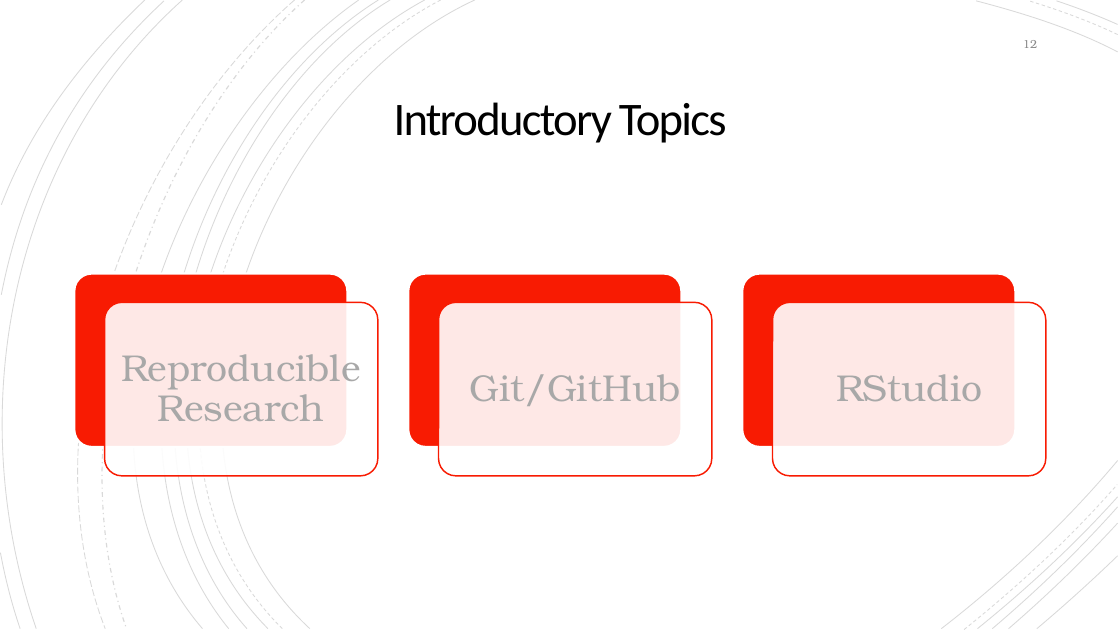
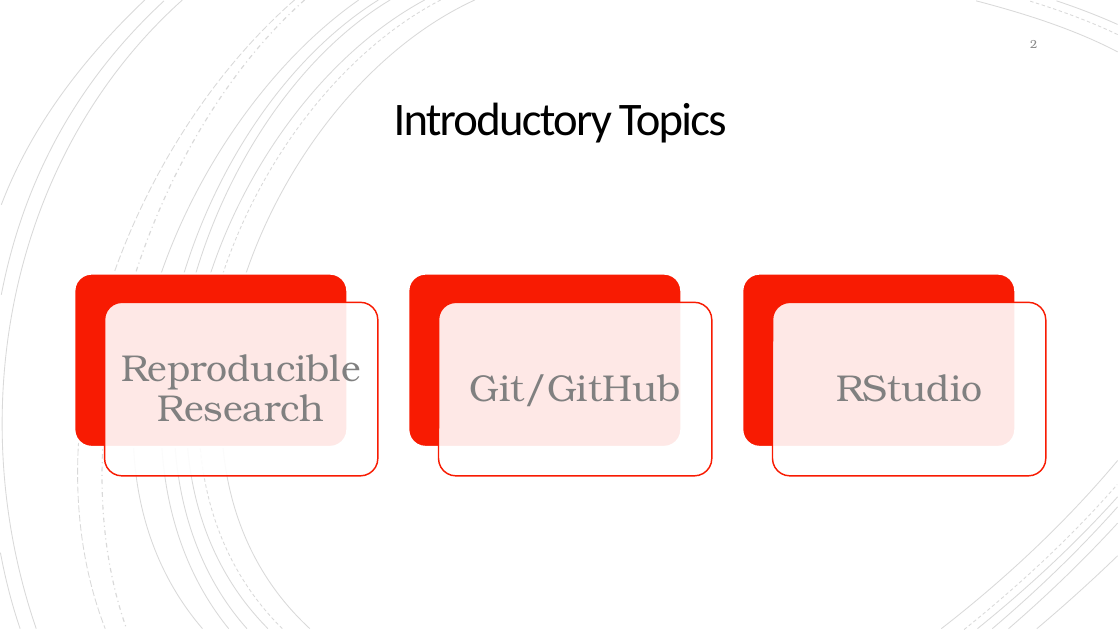
Before and after one commit to NeuroShepherd/R_Coding_Presentations, a slide deck: slide 2 of RStudio, Git, and Github/RStudio_Git_Github.pptx (slide 12 before the commit). Drawn at 1120x630 pixels with LibreOffice and Linux fonts; fonts in the diff are those of the drawing. Boxes give left, top, right and bottom in pixels: in the first picture for what was removed or moved away, otherwise in the second. Text is boxed around its words. In the diff, an @@ line names an element or a change of style, - is before the commit and + after.

```diff
--- a/RStudio, Git, and Github/RStudio_Git_Github.pptx
+++ b/RStudio, Git, and Github/RStudio_Git_Github.pptx
@@ page number at bbox=[1030, 40, 1037, 48]: text changed @@
-12
+2
@@ text colour #A8A8A8 to #808080 in 3 elements at bbox=[121, 354, 360, 421], bbox=[469, 374, 680, 406], bbox=[836, 374, 982, 402] @@
```
Also in this commit, not shown: 6 other slides changed, 2 slides added.
